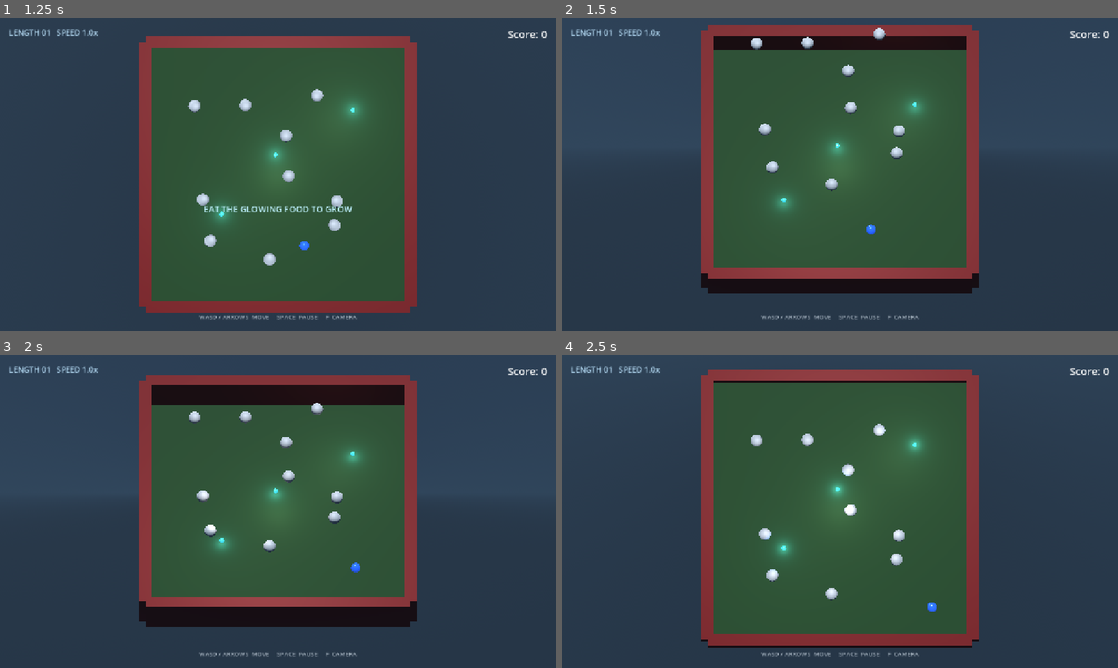
Above: before the commit, frames 1-4 (two rows, left to right).
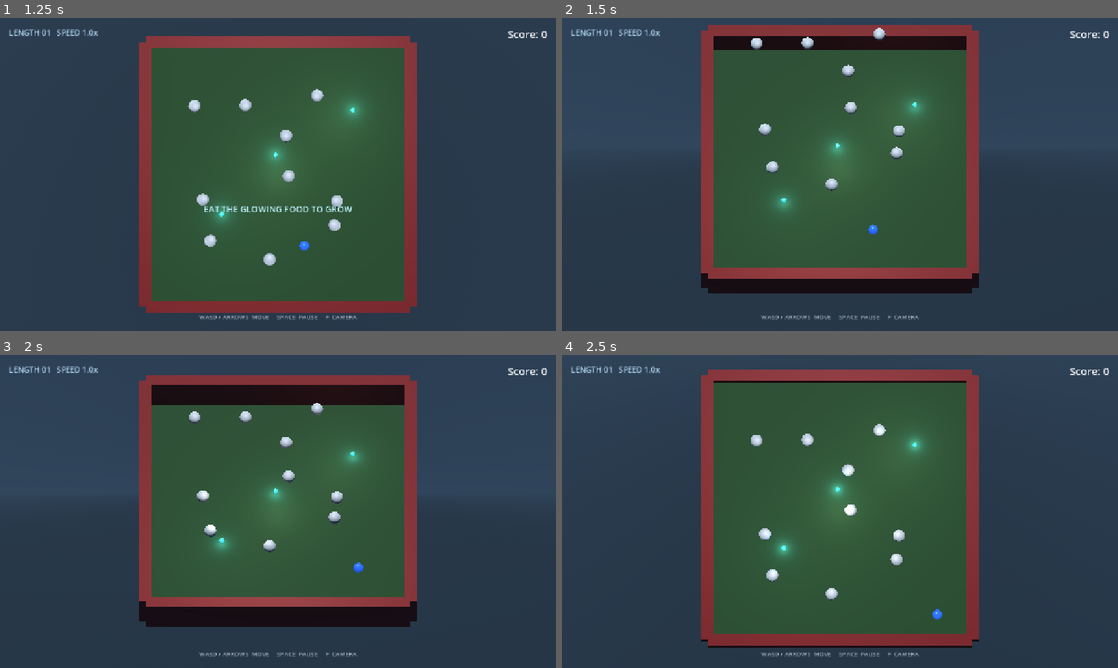
Above: after the commit, the same moments.

Repository: bluehexagons/snakeproject
Game: Godot game, scene res://scenes/main_menu.tscn
The game is run twice, just before and just after one commit, with the same random seed, the same clock (stepped at 60 frames per second) and the same inputs.
Inputs:
- Up to frame 1 (1.25 s): click "New Game" at 0.5 s
- Up to frame 2 (1.5 s): hold D (move_right) from 1.28 s (still down); hold F (toggle_camera_angle) from 1.28 s (still down)
- Up to frame 3 (2 s): keep holding D (move_right); keep holding F (toggle_camera_angle)
- Up to frame 4 (2.5 s): release D (move_right) at 2.03 s; release F (toggle_camera_angle) at 2.03 s; hold S (move_down) from 2.03 s (still down); tap F (toggle_camera_angle) at 2.1 s

Frame 1 is identical in both runs. In frame 2, less than 0.1% of the frame differs, in the area x 54-57%, y 66-70%; in frame 3, less than 0.1%; in frame 4, less than 0.1%, in the area x 65-69%, y 79-85%.

Commit message:
Carry momentum through turns and brake direct reversals

Diff:
--- a/scripts/gameplay_test.gd
+++ b/scripts/gameplay_test.gd
@@ -145,6 +145,7 @@
 	await _check_body_contacts()
 	await _check_stuck_loss()
 	await _check_speed_scoring()
+	await _check_handling()
 	_check_empty_food_resume()
 	_check_crowded_food_refill()
 	print("Gameplay regression: max link %.3f, max tail step %.3f" % [max_link, max_step])
@@ -325,6 +326,64 @@
 	check(main.score == 20, "A cruising pickup did not award double the stationary score")
 	main.free()
 	check(GameState.delete_save_game(), "Failed to clear speed scoring fixture")
+
+func _check_handling() -> void:
+	var fixture = {
+		"score": 0,
+		"player_state": {"position": {"x": 0, "y": 0.5, "z": -3}},
+		"food_positions": [{"x": -7, "y": 0, "z": -7}],
+	}
+	check(GameState.save_game_state(fixture), "Failed to write handling fixture")
+	var main = MAIN.instantiate()
+	add_child(main)
+	var player: Player = main.player
+	Input.action_press("move_right")
+	for frame in 30:
+		await get_tree().physics_frame
+	Input.action_release("move_right")
+	var cruise_speed = player.linear_velocity.x
+	check(cruise_speed > Player.BASE_MAX_SPEED * 0.95, "The head was slow to reach cruising speed")
+
+	var turn_start = player.position
+	var min_turn_speed = cruise_speed
+	Input.action_press("move_down")
+	for frame in 14:
+		await get_tree().physics_frame
+		var velocity = Vector2(player.linear_velocity.x, player.linear_velocity.z)
+		min_turn_speed = minf(min_turn_speed, velocity.length())
+	Input.action_release("move_down")
+	var turn_drift = player.position.x - turn_start.x
+	check(min_turn_speed >= cruise_speed * 0.9, "A right-angle turn shed too much momentum")
+	check(player.linear_velocity.z >= cruise_speed * 0.9 and turn_drift < 1.15, "The head took too long to steer through a right angle")
+
+	var reverse_start = player.position
+	Input.action_press("move_up")
+	for frame in 14:
+		await get_tree().physics_frame
+	Input.action_release("move_up")
+	check(player.linear_velocity.z < -2.0 and absf(player.position.x - reverse_start.x) < 0.1, "A direct reversal was slow or pulled the head sideways")
+
+	main.camera.toggle_view()
+	Input.action_press("move_left")
+	Input.action_press("move_up")
+	for frame in 22:
+		await get_tree().physics_frame
+	Input.action_release("move_left")
+	Input.action_release("move_up")
+	var diagonal = Vector2(player.linear_velocity.x, player.linear_velocity.z)
+	check(diagonal.normalized().dot(Vector2(-1, -1).normalized()) > 0.99, "Diagonal steering changed with the camera angle")
+	check(absf(diagonal.length() - cruise_speed) < 0.3, "Diagonal input changed cruising speed")
+
+	var coast_start = player.position
+	for frame in 15:
+		await get_tree().physics_frame
+	var coast_distance = player.position.distance_to(coast_start)
+	check(player.linear_velocity.length() < 0.2 and coast_distance < 0.95, "The head coasted too far after release")
+	check(not main.is_game_over and player.food_eaten == 0, "The handling fixture hit a wall or picked up food")
+	print("Handling regression: cruise %.2f, turn minimum %.2f, turn drift %.2f, coast %.2f" %
+		[cruise_speed, min_turn_speed, turn_drift, coast_distance])
+	main.free()
+	check(GameState.delete_save_game(), "Failed to clear handling fixture")
 
 func _check_empty_food_resume() -> void:
 	var fixture = {
--- a/scripts/player.gd
+++ b/scripts/player.gd
@@ -19,9 +19,12 @@
 const SPEED_BOOST_BASE = 1.0
 const BONUS_SPEED_PER_FEED = 0.025
 const MAX_SPEED_BOOST = 1.5
-const DRIVE_ACCELERATION = 32.0
-const BRAKE_ACCELERATION = 55.0
-const TURN_ACCELERATION = 65.0
+const DRIVE_ACCELERATION = 46.0
+const DRIVE_RESPONSE = 18.0
+const BRAKE_ACCELERATION = 45.0
+const REVERSE_BRAKE_ACCELERATION = 68.0
+const REVERSE_ALIGNMENT = -0.966
+const TURN_RATE = 12.0
 const DIGESTION_DURATION = 0.16
 const TRAIL_STEP = 0.08
 const PICKUP_RADIUS = 0.8
@@ -303,7 +306,9 @@
 	horizontal = _drive_velocity(horizontal, state.step)
 	state.linear_velocity = Vector3(horizontal.x, state.linear_velocity.y, horizontal.z)
 	if pending_pickup_impulse > 0.0 and not has_lost:
-		var direction = horizontal.normalized() if horizontal.length_squared() > 0.01 else facing_direction
+		var direction = input_dir.normalized() if not input_dir.is_zero_approx() else facing_direction
+		if horizontal.length_squared() > 0.01:
+			direction = horizontal.normalized()
 		state.apply_central_impulse(direction * pending_pickup_impulse * mass)
 		pickup_speed_bonus = minf(pickup_speed_bonus + pending_pickup_impulse, MAX_PICKUP_BOOST)
 		horizontal = Vector3(state.linear_velocity.x, 0.0, state.linear_velocity.z).limit_length(max_speed + MAX_PICKUP_BOOST)
@@ -318,10 +323,18 @@
 		return velocity.move_toward(Vector3.ZERO, BRAKE_ACCELERATION * step)
 
 	var direction = input_dir.normalized()
-	var forward_speed = velocity.dot(direction)
-	var lateral = velocity - direction * forward_speed
+	var speed = velocity.length()
+	var heading = velocity / speed if speed > 0.01 else direction
+	# Brake a direct reversal before changing heading. A half-turn would
+	# choose a side arbitrarily and could steer the head into a hazard.
+	if heading.dot(direction) <= REVERSE_ALIGNMENT:
+		return velocity.move_toward(Vector3.ZERO, REVERSE_BRAKE_ACCELERATION * step)
+
+	var turn_limit = TURN_RATE * step
+	var angle = heading.signed_angle_to(direction, Vector3.UP)
+	heading = heading.rotated(Vector3.UP, clampf(angle, -turn_limit, turn_limit))
 	var target_speed = (max_speed + pickup_speed_bonus) * input_dir.length()
-	var acceleration = BRAKE_ACCELERATION if forward_speed < 0.0 or forward_speed > target_speed else DRIVE_ACCELERATION
-	forward_speed = move_toward(forward_speed, target_speed, acceleration * step)
-	lateral = lateral.move_toward(Vector3.ZERO, TURN_ACCELERATION * step)
-	return (direction * forward_speed + lateral).limit_length(max_speed + MAX_PICKUP_BOOST)
+	var speed_error = target_speed - speed
+	var acceleration = minf(DRIVE_ACCELERATION, speed_error * DRIVE_RESPONSE) if speed_error > 0.0 else BRAKE_ACCELERATION
+	speed = move_toward(speed, target_speed, acceleration * step)
+	return heading * minf(speed, max_speed + MAX_PICKUP_BOOST)
